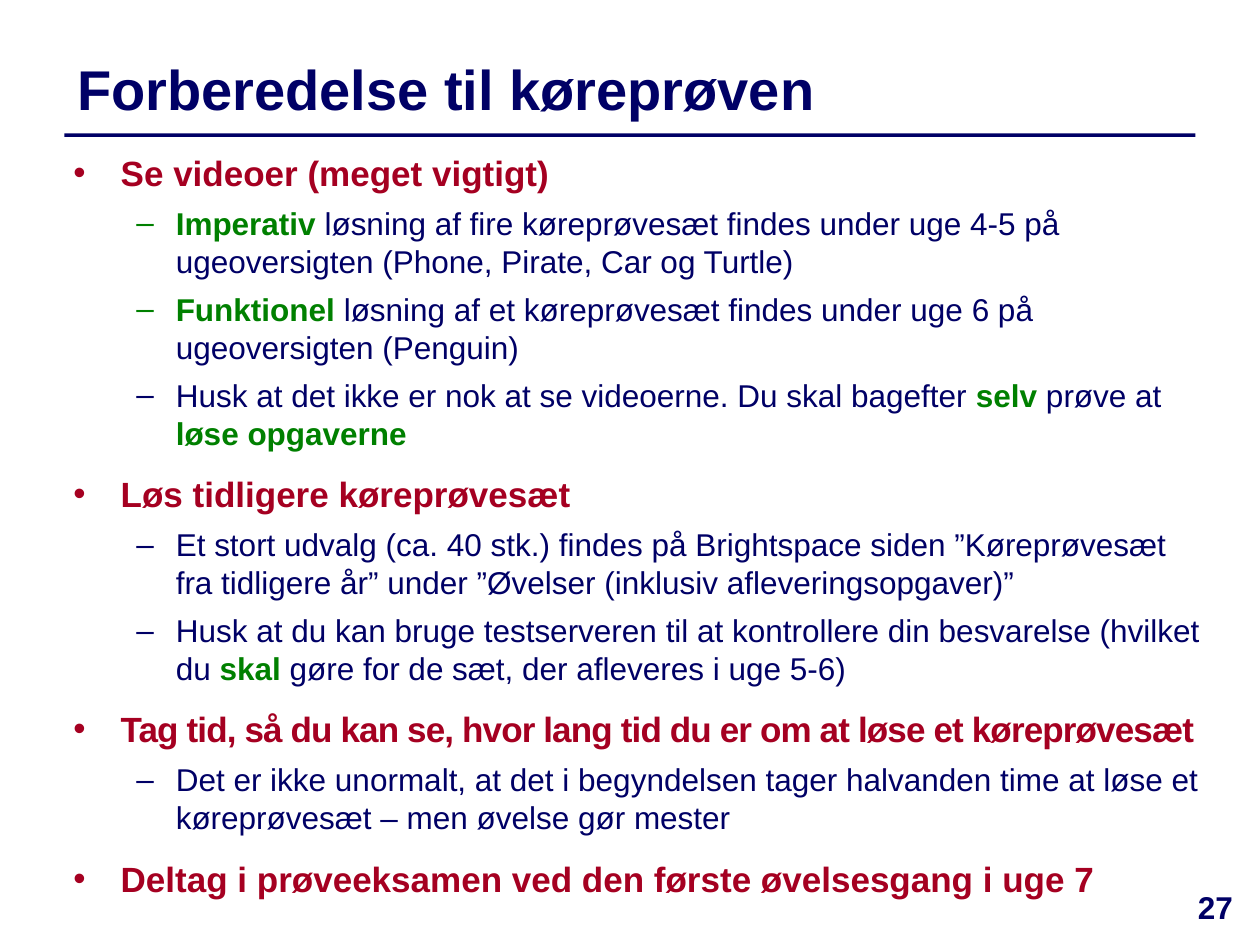
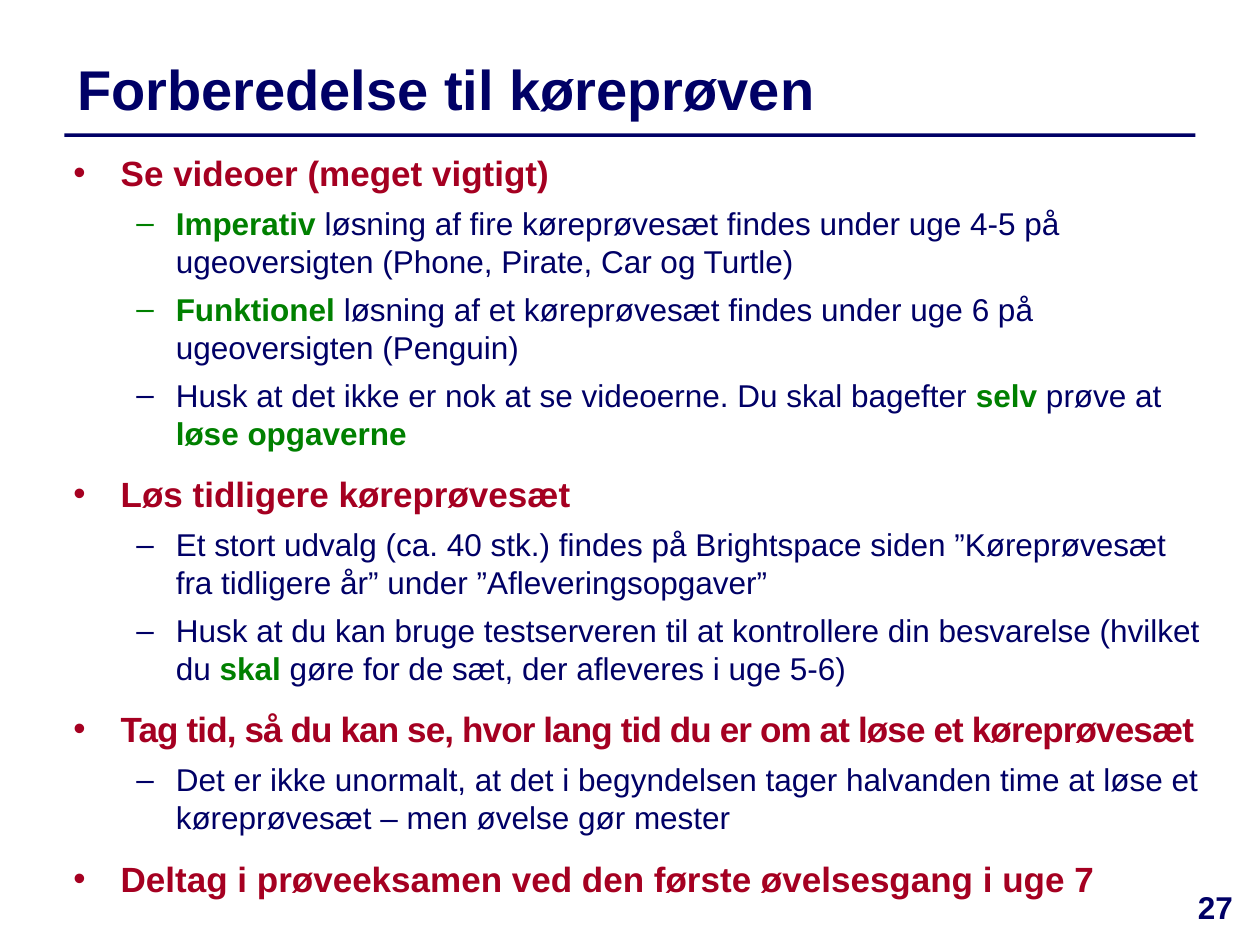
Before and after one commit to IntProgAU/Materiale, a slide deck: slide 27 of web/e23/uge_5a/Slides-Uge5-Mandag.pptx. Drawn at 1260x945 pixels with LibreOffice and Linux fonts; fonts in the diff are those of the drawing. Boxes give left, top, right and bottom in pixels: in the first picture for what was removed or moved away, otherwise in the second. Text is boxed around its words. In the diff, an @@ line names an element or a change of style, - is before the commit and + after.

```diff
--- a/web/e23/uge_5a/Slides-Uge5-Mandag.pptx
+++ b/web/e23/uge_5a/Slides-Uge5-Mandag.pptx
@@ text at (176, 531, 1166, 600): text changed @@
-  – Et stort udvalg (ca. 40 stk.) findes på Brightspace siden ”Køreprøvesæt fra tidligere år” under ”Øvelser (inklusiv afleveringsopgaver)”
+  – Et stort udvalg (ca. 40 stk.) findes på Brightspace siden ”Køreprøvesæt fra tidligere år” under ”Afleveringsopgaver”
```
Also in this commit, not shown: 13 other slides changed.
